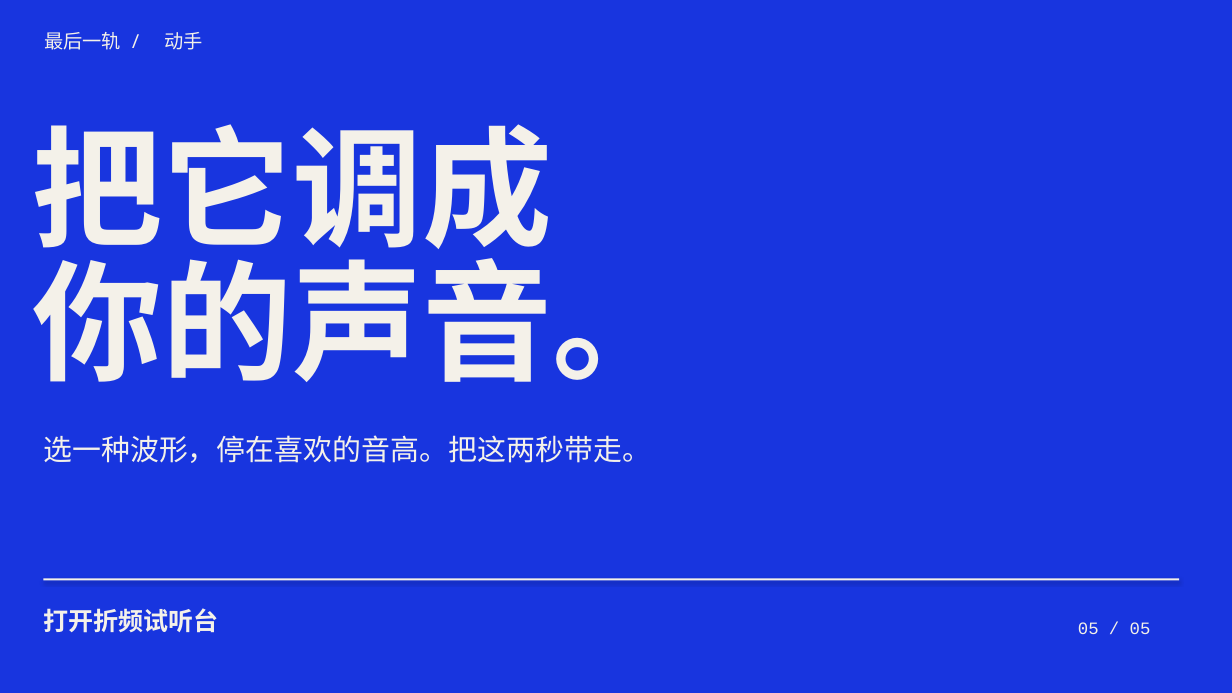
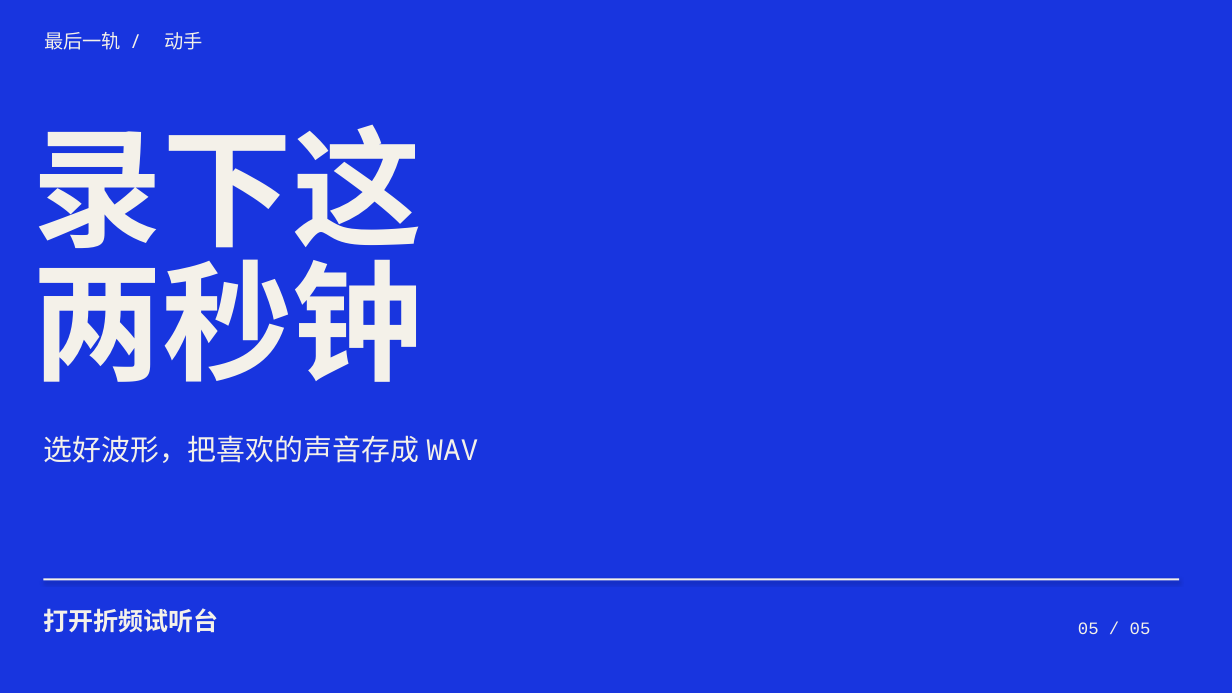
Before and after one commit to joeymilano/joey-design, a slide deck: slide 5 of docs/fold-deck-zh.pptx. Drawn at 1232x693 pixels with LibreOffice and Linux fonts; fonts in the diff are those of the drawing. Boxes give left, top, right and bottom in pixels: in the first picture for what was removed or moved away, otherwise in the second. Text is boxed around its words. In the diff, an @@ line names an element or a change of style, - is before the commit and + after.

```diff
--- a/docs/fold-deck-zh.pptx
+++ b/docs/fold-deck-zh.pptx
@@ text at (33, 124, 423, 382): text changed @@
-把它调成
-你的声音。
+录下这
+两秒钟
@@ text at (43, 435, 478, 463): text changed @@
-选一种波形，停在喜欢的音高。把这两秒带走。
+选好波形，把喜欢的声音存成 WAV
```
Also in this commit, not shown: 4 other slides changed, 23 other files.
